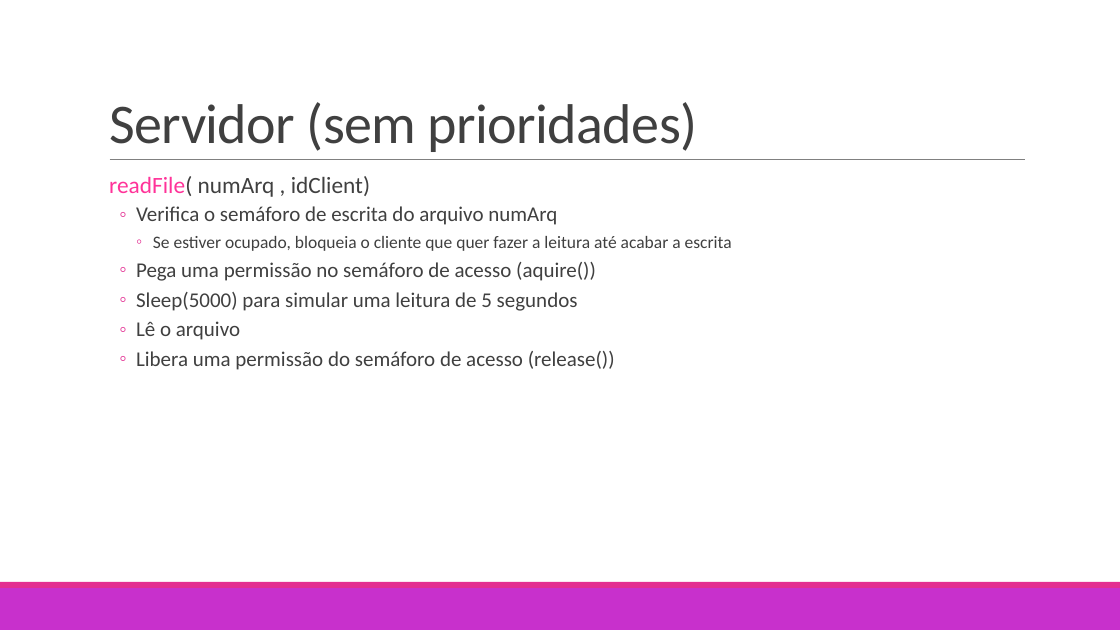
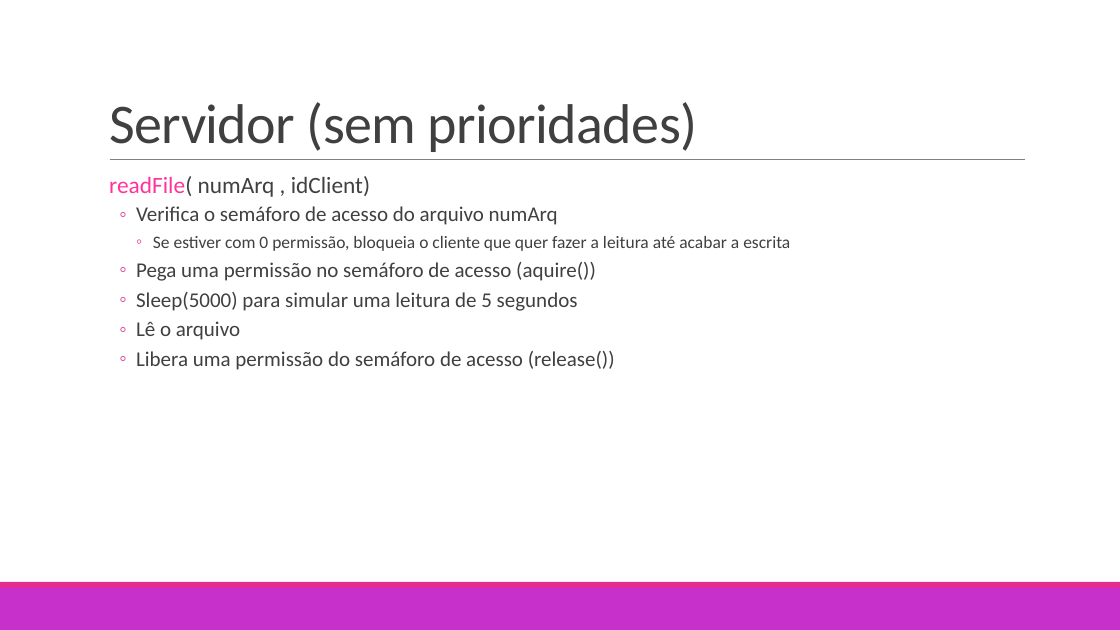
Before and after one commit to ddszb/SD_RMI, a slide deck: slide 4 of RMI.pptx. Drawn at 1120x630 pixels with LibreOffice and Linux fonts; fonts in the diff are those of the drawing. Boxes give left, top, right and bottom in pixels: in the first picture for what was removed or moved away, otherwise in the second. Text is boxed around its words. In the diff, an @@ line names an element or a change of style, - is before the commit and + after.

```diff
--- a/RMI.pptx
+++ b/RMI.pptx
@@ text at (x1=136, y1=206, x2=790, y2=251): text changed @@
-  ◦ Verifica o semáforo de escrita do arquivo numArq
-    ◦ Se estiver ocupado, bloqueia o cliente que quer fazer a leitura até acabar a escrita
+  ◦ Verifica o semáforo de acesso do arquivo numArq
+    ◦ Se estiver com 0 permissão, bloqueia o cliente que quer fazer a leitura até acabar a escrita
```
Also in this commit, not shown: 5 other slides changed, 1 other file.
